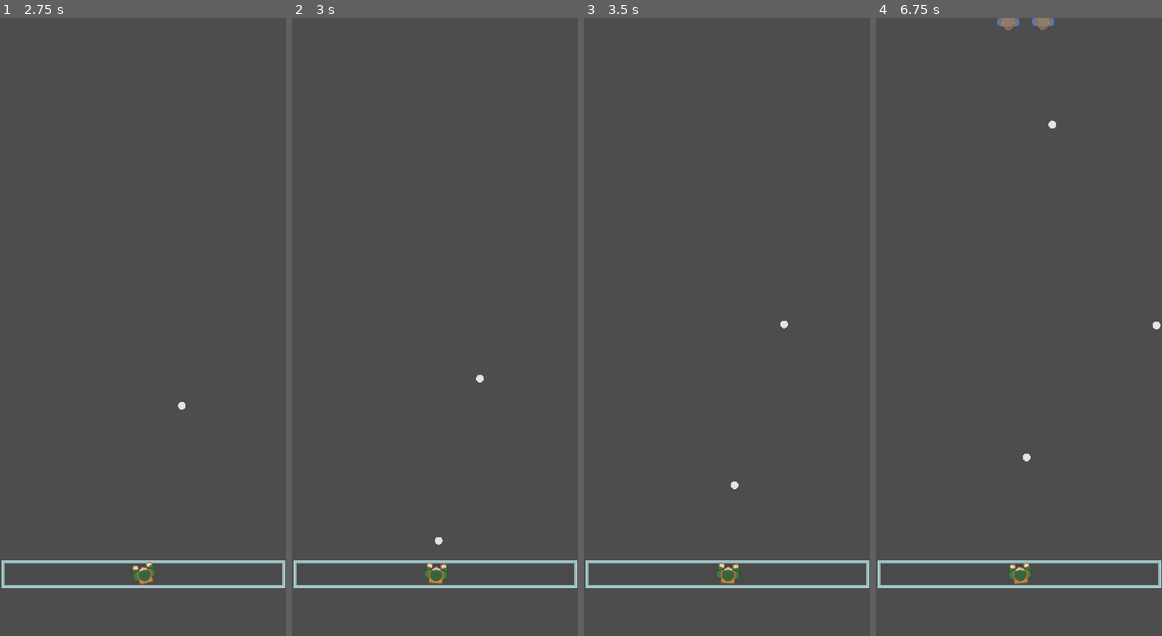
Above: before the commit, frames 1-4 (left to right).
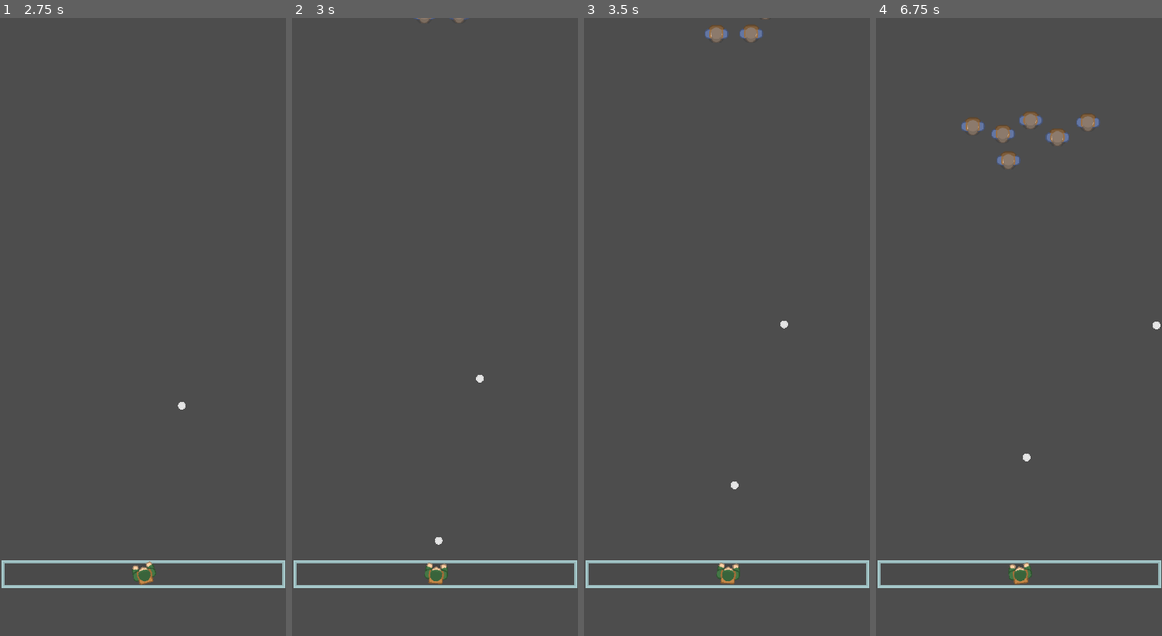
Above: after the commit, the same moments.

Repository: WindWiperStudios/Stationary-Shooter2
Game: Godot game, scene res://Nodes/Scenes/MainMenu.tscn
Two runs of this game, one before a commit and one after it. Both use one fixed random seed, a clock stepped at 60 frames per second and the inputs below.
Inputs (mouse positions are in pixels of both pictures, inside the frame that each line leads up to):
- Up to frame 1 (2.75 s): click "Play" at 0.5 s; tap Enter at 1.25 s; move the mouse to (205, 296) at 1.27 s; press the mouse at (205, 296) at 1.28 s; move the mouse to (85, 357) at 2.02 s; release the mouse at (85, 357) at 2.03 s; click (85, 357) at 2.1 s
- Up to frame 2 (3 s): tap Space at 2.75 s; move the mouse to (463, 191) at 2.77 s; press the mouse at (463, 191) at 2.78 s
- Up to frame 3 (3.5 s): no input
- Up to frame 4 (6.75 s): move the mouse to (1004, 450) at 3.52 s; release the mouse at (1004, 450) at 3.53 s; click (1004, 450) at 3.6 s; move the mouse to (1104, 419) at 4.27 s; press the mouse at (1104, 419) at 4.28 s; move the mouse to (933, 234) at 5.02 s; release the mouse at (933, 234) at 5.03 s; click (933, 234) at 5.1 s; move the mouse to (1033, 327) at 5.77 s; press the mouse at (1033, 327) at 5.78 s; move the mouse to (976, 172) at 6.52 s; release the mouse at (976, 172) at 6.53 s; click (976, 172) at 6.6 s

Frame 1 is identical in both runs. In frame 2, less than 0.1% of the frame differs, in the area x 42-62%, y 0-1%; in frame 3, 0.3%; in frame 4, 1.3%, in the area x 29-79%, y 0-25%.

Commit message:
Enemies now die
Made enemies detect collision and take damage from bullet.

Diff:
--- a/Nodes/Entities/enemy.gd
+++ b/Nodes/Entities/enemy.gd
@@ -1,4 +1,5 @@
 extends Area2D
+class_name Enemy
 
 @export var moveSpeed : float
 @onready var healthComponent = $HealthComponent
--- a/Nodes/Projectiles/player_projectile.gd
+++ b/Nodes/Projectiles/player_projectile.gd
@@ -16,9 +16,9 @@
 	global_position += direction * speed * delta
 
 
-func _on_area_entered(area):
+func _on_area_entered(area : Enemy):
 	print(area.name , "_hit")
-	area.healthcomponent.curHealth -= bulletDamage
+	area.healthComponent.curHealth -= bulletDamage
 	queue_free()
 
 func _on_visible_on_screen_enabler_2d_screen_exited():
--- a/Nodes/Scenes/playscreen.tscn
+++ b/Nodes/Scenes/playscreen.tscn
@@ -20,3 +20,4 @@
 [node name="ProjectileContainer" type="Node2D" parent="."]
 
 [node name="EnemySpanwer" parent="." instance=ExtResource("3_h2kmg")]
+position = Vector2(646, -378)
